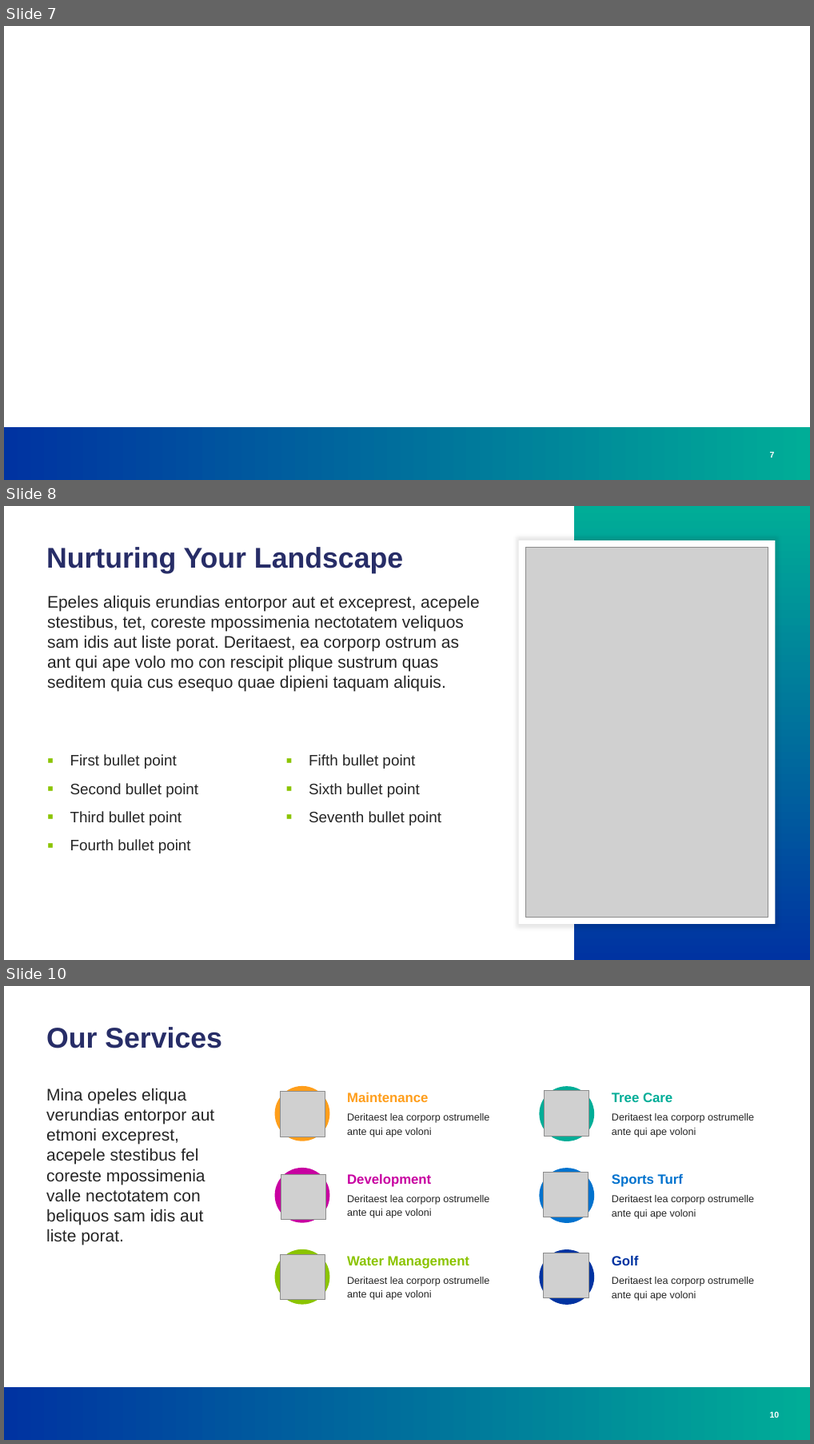
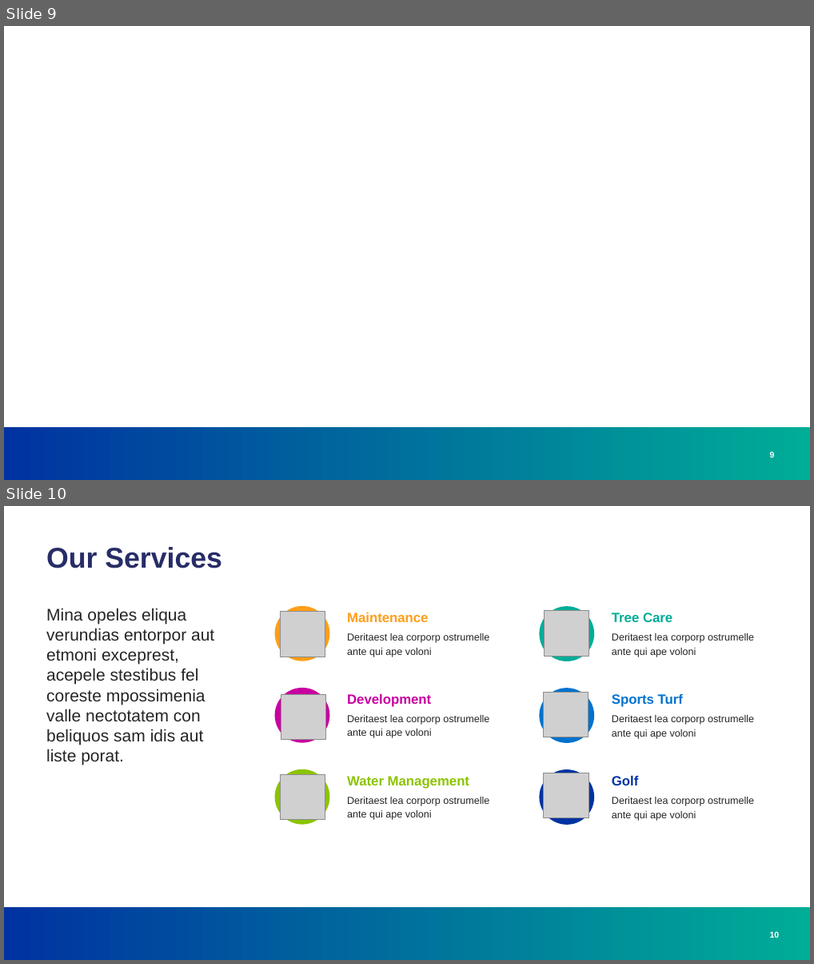
Before and after one commit to greg-e/irrigation, a slide deck: fsm_irrigation.pptx. Shown one above the other, each under a label of ours: slides 7, 8 and 10 before the commit, slides 9 and 10 after it; the slides between them are not shown. The pictures are 814x1444 and 814x964 pixels, drawn with LibreOffice and Linux fonts; fonts in the diff are those of the drawing; grey boxes stand for pictures; background and template pictures are left out. Boxes give left, top, right and bottom in pixels: in the first picture for what was removed or moved away, otherwise in the second. Text is boxed around its words. In the diff, an @@ line names an element or a change of style, - is before the commit and + after.

```diff
--- a/fsm_irrigation.pptx
+++ b/fsm_irrigation.pptx
@@ slide 8 removed at box(4, 506, 810, 960), background #FFFFFF @@
@@ rectangle removed at box(574, 506, 810, 960) @@
@@ title removed at box(46, 547, 403, 573) @@
-Nurturing Your Landscape
@@ rectangle removed at box(519, 540, 775, 924) @@
@@ picture removed at box(526, 547, 770, 917) @@
@@ text removed at box(47, 595, 480, 692) @@
-Epeles aliquis erundias entorpor aut et exceprest, acepele stestibus, tet, coreste mpossimenia nectotatem veliquos sam idis aut liste porat. Deritaest, ea corporp ostrum as ant qui ape volo mo con rescipit plique sustrum quas seditem quia cus esequo quae dipieni taquam aliquis.
@@ text removed at box(70, 754, 198, 853) @@
-▪ First bullet point
-▪ Second bullet point
-▪ Third bullet point
-▪ Fourth bullet point
@@ text removed at box(309, 754, 442, 825) @@
-▪ Fifth bullet point
-▪ Sixth bullet point
-▪ Seventh bullet point
@@ what was slide 7 is now slide 9 @@
@@ page number at box(770, 451, 775, 457): text changed @@
-7
+9
```
Also in this commit, not shown: 2 slides changed, 5 slides added, 4 other slides removed, 10 other files.
